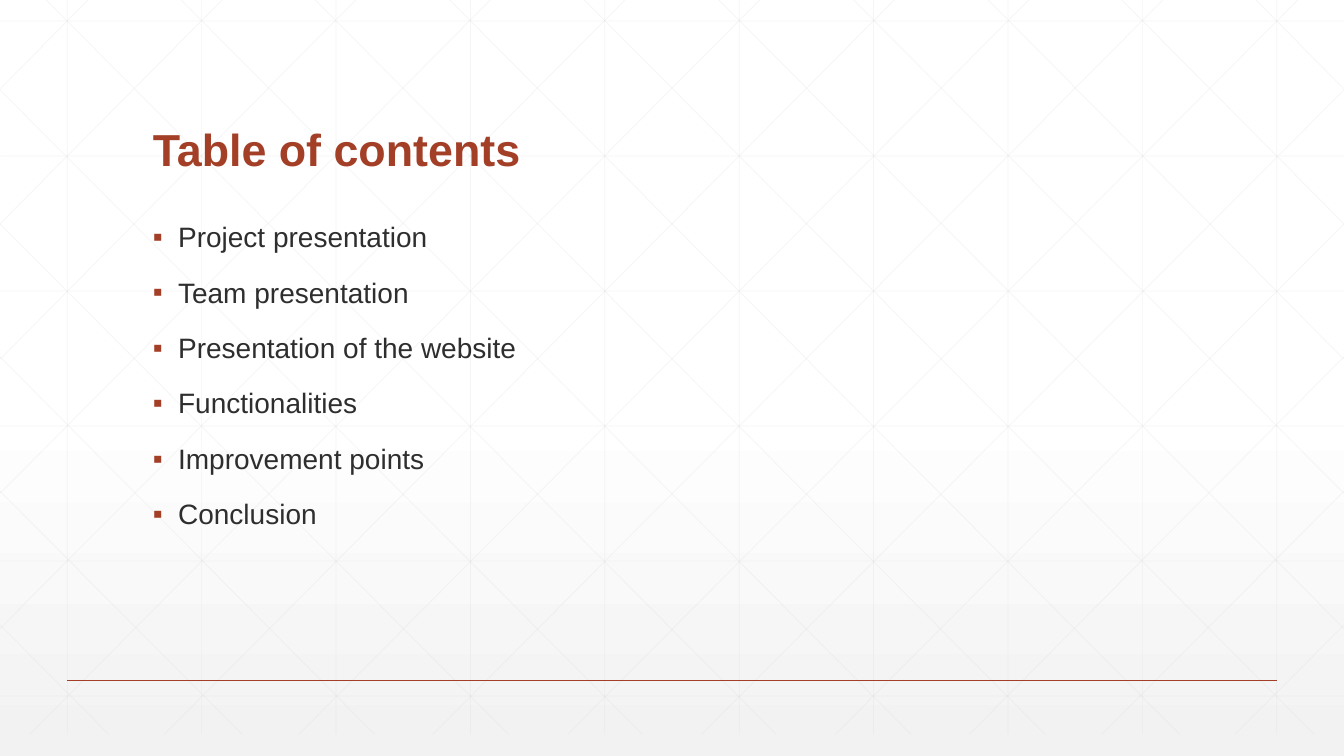
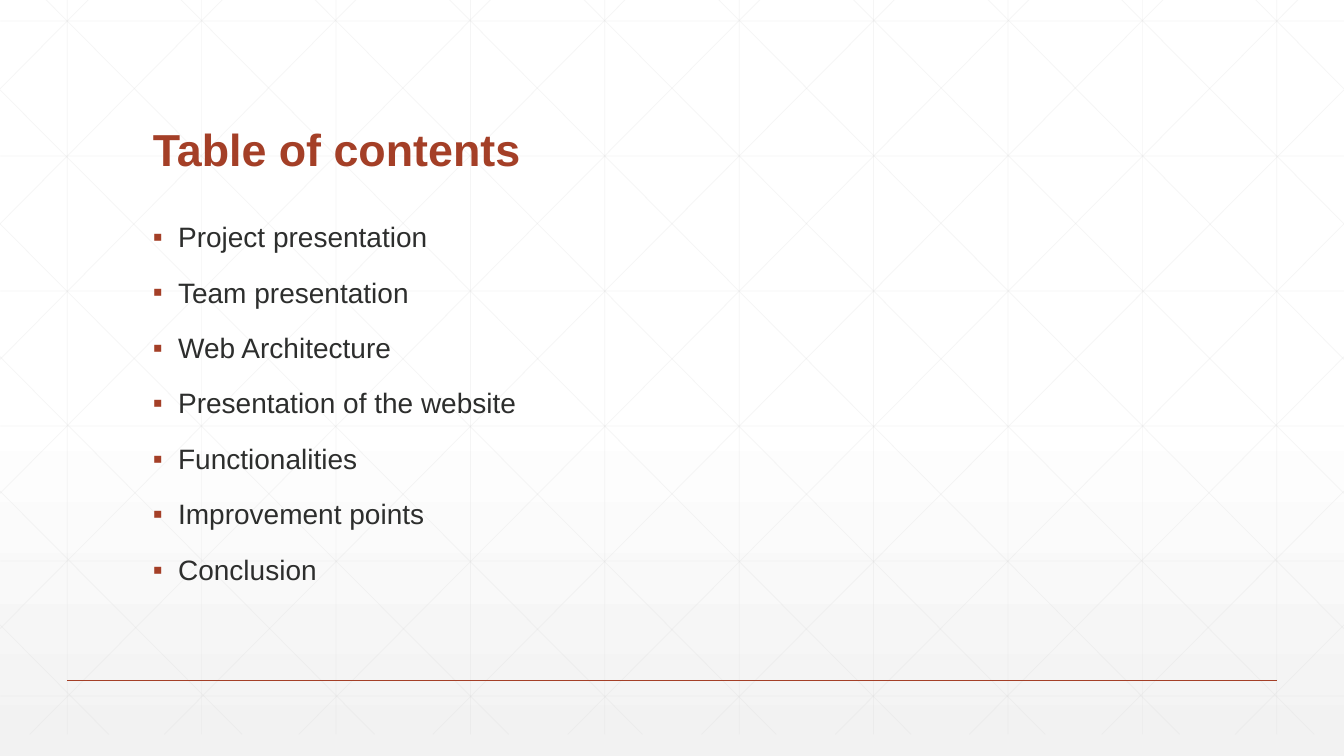
Before and after one commit to PaulFICOT/CESI_A2_Web_G2, a slide deck: slide 2 of Présentation/Web Project.pptx. Drawn at 1344x756 pixels with LibreOffice and Linux fonts; fonts in the diff are those of the drawing. Boxes give left, top, right and bottom in pixels: in the first picture for what was removed or moved away, otherwise in the second. Text is boxed around its words. In the diff, an @@ line names an element or a change of style, - is before the commit and + after.

```diff
--- a/Présentation/Web Project.pptx
+++ b/Présentation/Web Project.pptx
@@ text at (178,337,390,359): paragraph added @@
+▪ Web Architecture
```
Also in this commit, not shown: 1 other slide changed, 1 slide added, 10 slides removed, 1 other file.
